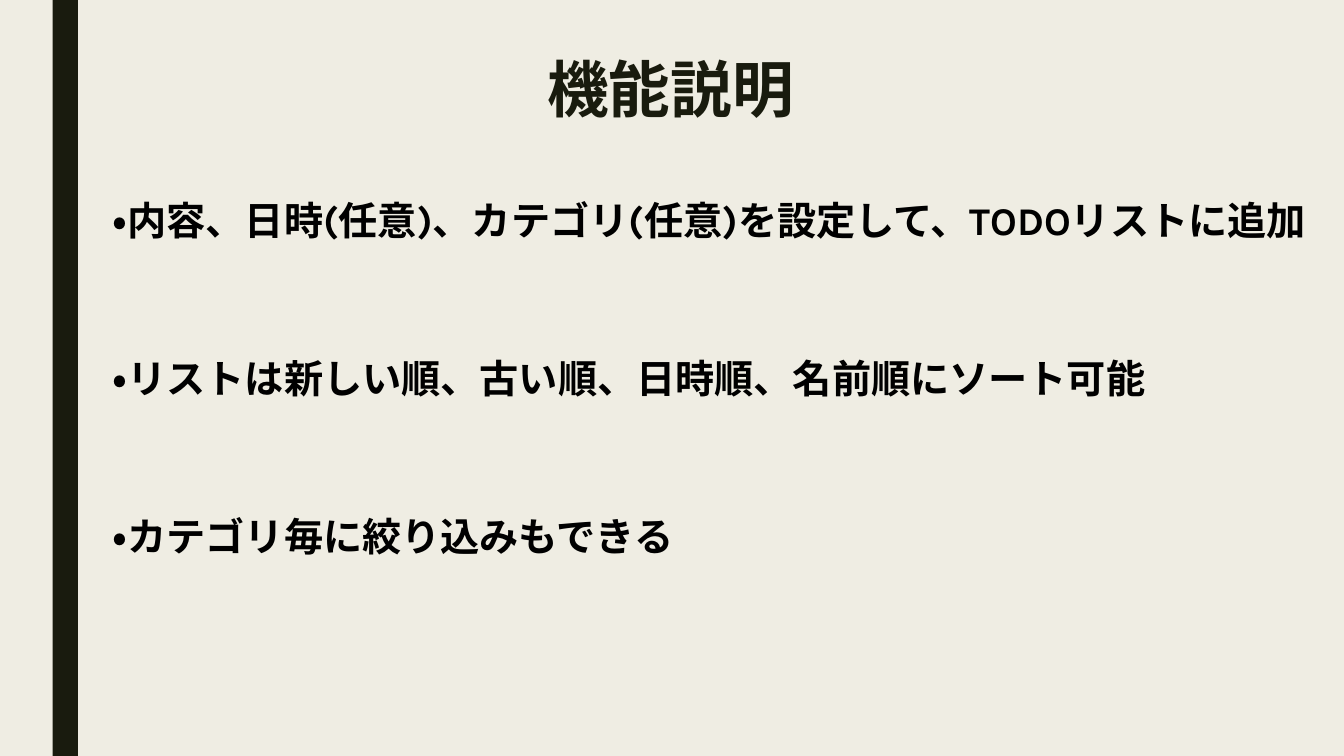
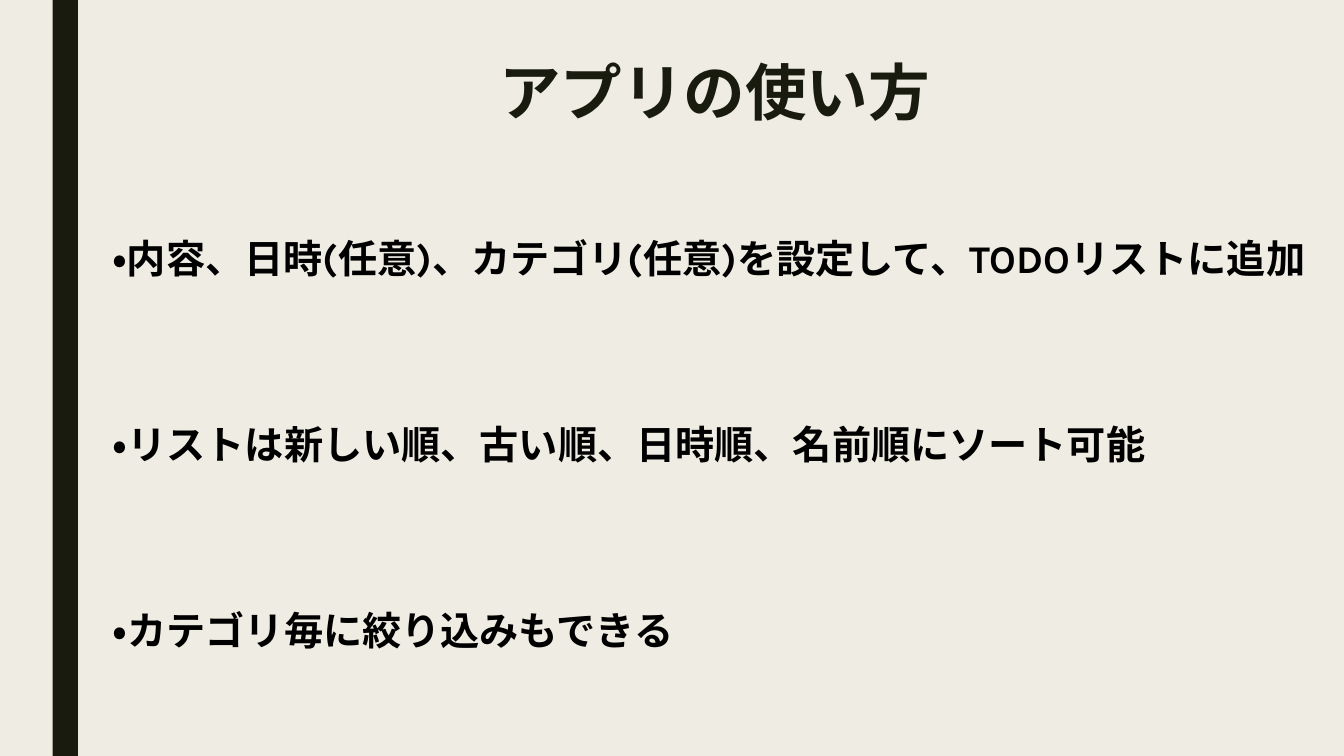
Before and after one commit to utaryu0520/mobile_utagawa2, a slide deck: slide 6 of モバイル授業_todoリスト.pptx (slide 5 before the commit). Drawn at 1344x756 pixels with LibreOffice and Linux fonts; fonts in the diff are those of the drawing. Boxes give left, top, right and bottom in pixels: in the first picture for what was removed or moved away, otherwise in the second. Text is boxed around its words. In the diff, an @@ line names an element or a change of style, - is before the commit and + after.

Commit message:
「開発の方向性」「実装できなかった機能」「アプリの使い方」「まとめ」ページ編集

```diff
--- a/モバイル授業_todoリスト.pptx
+++ b/モバイル授業_todoリスト.pptx
@@ text at (499, 62, 930, 121): text changed @@
-機能説明
+アプリの使い方
@@ text "・内容、日時(任意)、カテゴリ(任意)を設定して、TODOリストに追加": place and size @@
-text "・内容、日時(任意)、カテゴリ(任意)を設定して、TODOリストに追加" at (113, 201, 1306, 240)
+text "・内容、日時(任意)、カテゴリ(任意)を設定して、TODOリストに追加" at (112, 239, 1305, 278)
@@ text "・リストは新しい順、古い順、日時順、名前順にソート可能": place and size @@
-text "・リストは新しい順、古い順、日時順、名前順にソート可能" at (113, 359, 1146, 397)
+text "・リストは新しい順、古い順、日時順、名前順にソート可能" at (113, 425, 1146, 463)
@@ text "・カテゴリ毎に絞り込みもできる": place and size @@
-text "・カテゴリ毎に絞り込みもできる" at (113, 517, 674, 555)
+text "・カテゴリ毎に絞り込みもできる" at (113, 611, 674, 649)
```
Also in this commit, not shown: 2 other slides changed, 1 slide added.
